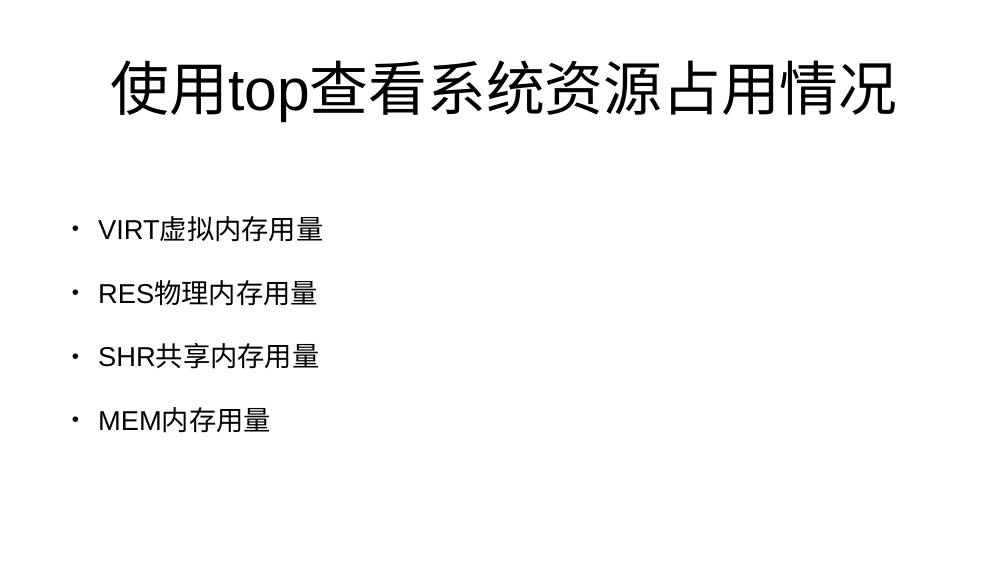
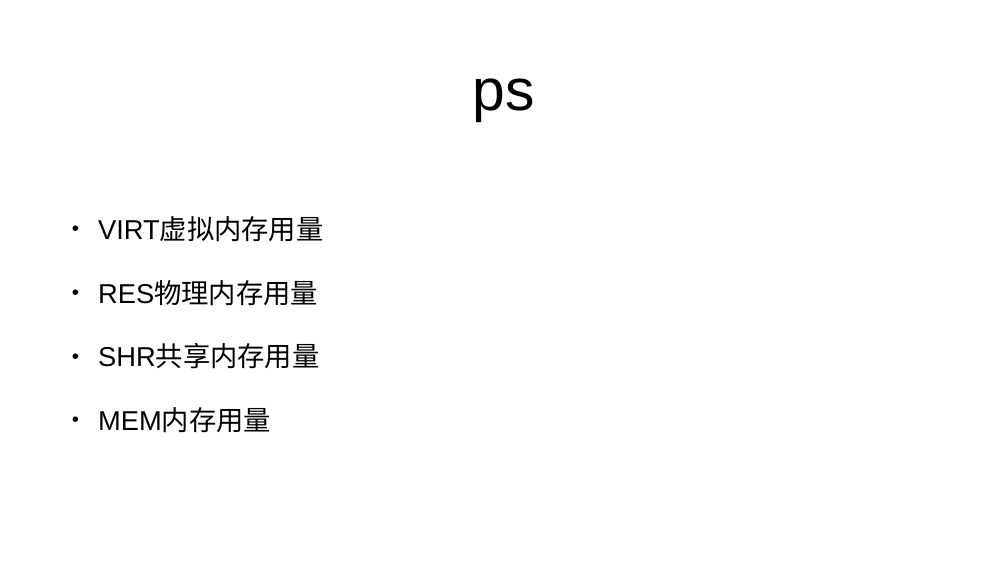
Before and after one commit to mengning/linuxstart, a slide deck: slide 13 of L10/Linux常见试题解析.pptx (slide 11 before the commit). Drawn at 1008x567 pixels with LibreOffice and Linux fonts; fonts in the diff are those of the drawing. Boxes give left, top, right and bottom in pixels: in the first picture for what was removed or moved away, otherwise in the second. Text is boxed around its words. In the diff, an @@ line names an element or a change of style, - is before the commit and + after.

```diff
--- a/L10/Linux常见试题解析.pptx
+++ b/L10/Linux常见试题解析.pptx
@@ title at [473,78,535,121]: text changed @@
-使用top查看系统资源占用情况
+ps
```
Also in this commit, not shown: 2 other slides changed, 11 slides added.
